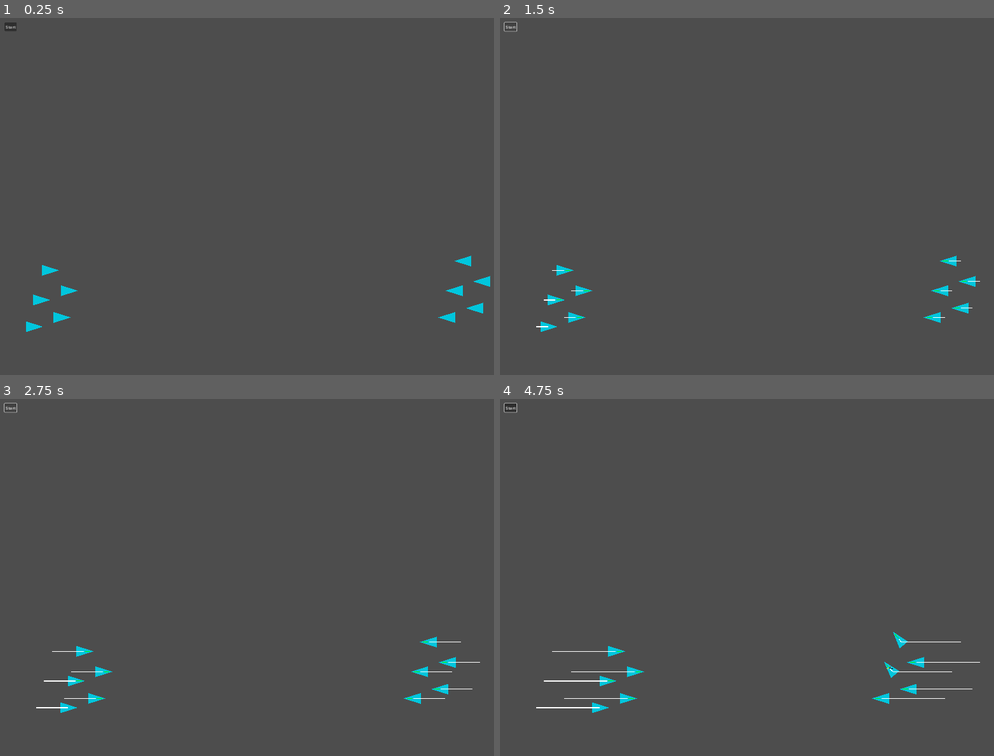
Above: before the commit, frames 1-4 (two rows, left to right).
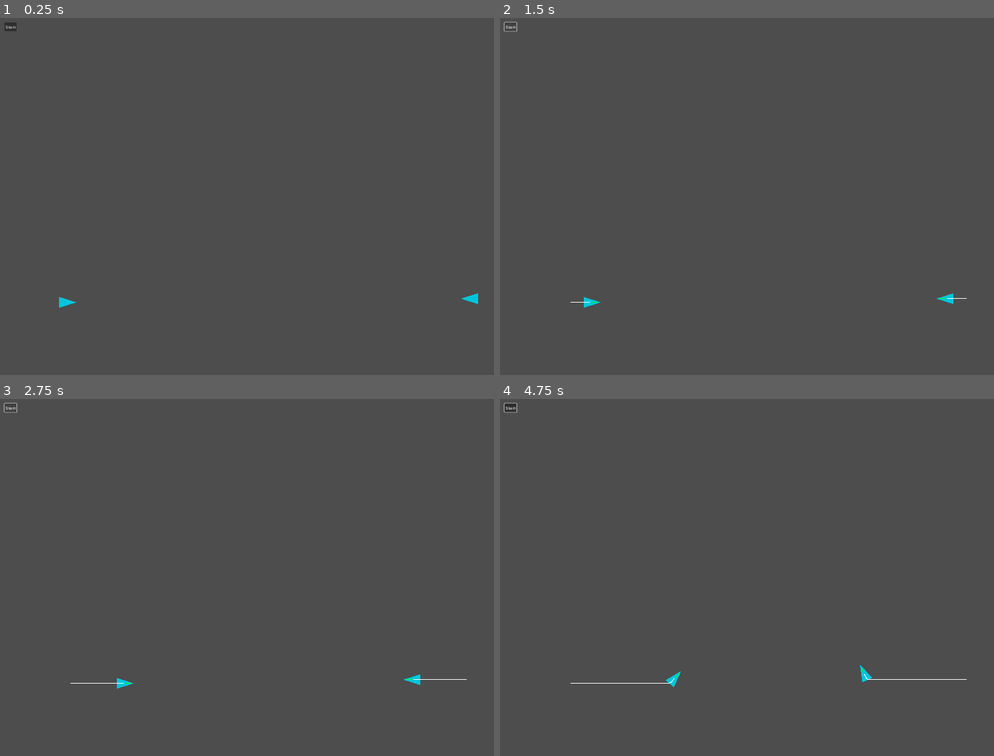
Above: after the commit, the same moments.

Repository: ewandos/godot-plugin-fluid-group-navigation
Game: Godot game, scene res://Game.tscn
The game is run twice, just before and just after one commit, with the same random seed, the same clock (stepped at 60 frames per second) and the same inputs.
Inputs (mouse positions are in pixels of both pictures, inside the frame that each line leads up to):
- Up to frame 1 (0.25 s): no input
- Up to frame 2 (1.5 s): click "Start" at 0.5 s; click "Start" at 1.25 s
- Up to frame 3 (2.75 s): click "Start" at 2 s
- Up to frame 4 (4.75 s): move the mouse to (860, 623) at 2.77 s; click (860, 623) at 2.92 s; drag from (648, 677) to (914, 641) at 3.52 s; move the mouse to (801, 538) at 4.27 s; click (801, 538) at 4.42 s

The runs differ from the first frame. In frame 1, 0.6% of the frame differs, in the area x 5-100%, y 66-88%; in frame 2, 0.7%; in frame 3, 0.8%; in frame 4, 1.0%, in the area x 7-98%, y 65-88%.

Commit message:
added priority system

Diff:
--- a/AgentAttributes.gd
+++ b/AgentAttributes.gd
@@ -18,3 +18,5 @@
 
 ## Radius in pixel that other agents are detected.
 @export var neighbor_radius := 100.0
+
+@export var priority := 1
--- a/AgentMovement.gd
+++ b/AgentMovement.gd
@@ -9,6 +9,7 @@
 
 signal path_pushed
 var path := []
+var path_offset := Vector2.ZERO
 
 var acceleration := Vector2.ZERO
 var velocity := Vector2.ZERO
@@ -20,6 +21,7 @@
 var cummulative_steering_force := Vector2.ZERO
 
 @export_group("Weights")
+
 @export var path_follow_weight := 1.3
 var path_follow_force := Vector2.ZERO
 
@@ -41,8 +43,10 @@
 	heading = heading.rotated(global_rotation)
 
 
-func set_destination(target: Vector2) -> void:
+func set_destination(target: Vector2, with_offset: Vector2 = Vector2.ZERO) -> void:
 	path = calculate_path(global_position, target)
+	path_offset = with_offset
+	path_pushed.emit(get_instance_id(), path)
 
 
 func set_path(new_path: PackedVector2Array) -> void:
@@ -79,8 +83,7 @@
 	heading = heading_smoother.update(velocity.normalized())
 
 func compute_path_follow_force() -> Vector2:
-	var next_waypoint = path[0]
-	var distance = global_position.distance_to(next_waypoint)
+	var distance = global_position.distance_to(path[0])
 
 	if (distance <= path_stopping_distance):
 		path.remove_at(0)
@@ -95,7 +98,7 @@
 	return compute_force_to_steer_to_velocity(steering_force)
 
 
-func calculate_obstacle_avoidance_steering_force(neighbors: Array[Node2D]) -> Vector2:
+func compute_obstacle_avoidance_force(neighbors: Array[Node2D]) -> Vector2:
 	var steering_force := Vector2.ZERO
 	var counter_clockwise_perp = heading.orthogonal().normalized()
 
@@ -120,8 +123,15 @@
 		var sidestep_force = sidestep_direction.normalized()
 		sidestep_force *= agent_attributes.max_force
 		steering_force += sidestep_force
+
+		var priority_scalar: float = neighbor.movement.agent_attributes.priority / agent_attributes.priority
+		priority_scalar = floorf(priority_scalar)
+		steering_force *= priority_scalar
 		steering_force.limit_length(agent_attributes.max_force)
 		var distance_scalar = obstacle_avoidance_distance_scalar.sample(approaching_progress)
+
+
+
 		steering_force *= distance_scalar
 
 	return steering_force
@@ -149,11 +159,17 @@
 			distance = clamp(distance, 0.0, 1.0)
 			neighbor_force *= agent_attributes.max_force * distance
 
+		var priority_scalar: float = neighbor.movement.agent_attributes.priority / agent_attributes.priority
+		priority_scalar = floorf(priority_scalar)
+		neighbor_force *= priority_scalar
+
 		steering_force += neighbor_force
 		number_of_neighbors += 1
 
 	if number_of_neighbors > 0:
 		steering_force /= number_of_neighbors
+
+
 
 	return steering_force
 
@@ -238,7 +254,7 @@
 	if cummulative_steering_force.length() > agent_attributes.max_force:
 		return cummulative_steering_force
 
-	obstacle_avoidance_force = calculate_obstacle_avoidance_steering_force(neighbors)
+	obstacle_avoidance_force = compute_obstacle_avoidance_force(neighbors)
 	obstacle_avoidance_force *= obstacle_avoidance_weight
 	cummulative_steering_force += obstacle_avoidance_force
 	if cummulative_steering_force.length() > agent_attributes.max_force:
--- a/Game.tscn
+++ b/Game.tscn
@@ -8,9 +8,9 @@
 [ext_resource type="Script" path="res://PathRenderer.gd" id="6_vmfsf"]
 
 [sub_resource type="NavigationPolygon" id="NavigationPolygon_g5mik"]
-vertices = PackedVector2Array(-56, -56, 2112, -56, 2104, 2080, -224, 2024, -160, 16)
+vertices = PackedVector2Array(-42, -76, 2114, -56, 2221, 1931, -202, 1933, -160, 16)
 polygons = Array[PackedInt32Array]([PackedInt32Array(0, 1, 2, 3, 4)])
-outlines = Array[PackedVector2Array]([PackedVector2Array(-56, -56, 2112, -56, 2104, 2080, -224, 2024, -160, 16)])
+outlines = Array[PackedVector2Array]([PackedVector2Array(-42, -76, 2114, -56, 2221, 1931, -202, 1933, -160, 16)])
 
 [node name="Simulation" type="Node2D"]
 script = ExtResource("1_r2ja2")
@@ -18,196 +18,15 @@
 [node name="NavigationRegion2D" type="NavigationRegion2D" parent="."]
 visible = false
 navigation_polygon = SubResource("NavigationPolygon_g5mik")
-metadata/_edit_lock_ = true
 
-[node name="Testbed" type="Node2D" parent="."]
+[node name="Testbed5" type="Node2D" parent="."]
 position = Vector2(0, 80)
 
-[node name="UnitNavigationTest" parent="Testbed" instance=ExtResource("3_5e3ob")]
-position = Vector2(1008, 883)
+[node name="UnitNavigationTest" parent="Testbed5" instance=ExtResource("3_5e3ob")]
+position = Vector2(1073, 1004)
 
-[node name="UnitNavigationTest2" parent="Testbed" instance=ExtResource("3_5e3ob")]
-position = Vector2(1079, 960)
-
-[node name="UnitNavigationTest3" parent="Testbed" instance=ExtResource("3_5e3ob")]
-position = Vector2(975, 995)
-
-[node name="UnitNavigationTest4" parent="Testbed" instance=ExtResource("3_5e3ob")]
-position = Vector2(1052, 1061)
-
-[node name="UnitNavigationTest5" parent="Testbed" instance=ExtResource("3_5e3ob")]
-position = Vector2(947, 1096)
-
-[node name="UnitNavigationTest6" parent="Testbed" instance=ExtResource("3_5e3ob")]
-position = Vector2(966, 848)
-rotation = -3.14159
-
-[node name="UnitNavigationTest7" parent="Testbed" instance=ExtResource("3_5e3ob")]
-position = Vector2(1037, 925)
-rotation = -3.14159
-
-[node name="UnitNavigationTest8" parent="Testbed" instance=ExtResource("3_5e3ob")]
-position = Vector2(933, 960)
-rotation = -3.14159
-
-[node name="UnitNavigationTest9" parent="Testbed" instance=ExtResource("3_5e3ob")]
-position = Vector2(1010, 1026)
-rotation = -3.14159
-
-[node name="UnitNavigationTest10" parent="Testbed" instance=ExtResource("3_5e3ob")]
-position = Vector2(905, 1061)
-rotation = -3.14159
-
-[node name="Testbed2" type="Node2D" parent="."]
-process_mode = 4
-visible = false
-position = Vector2(0, 80)
-
-[node name="UnitNavigationTest" parent="Testbed2" instance=ExtResource("3_5e3ob")]
-position = Vector2(1008, 883)
-
-[node name="UnitNavigationTest2" parent="Testbed2" instance=ExtResource("3_5e3ob")]
-position = Vector2(1008, 883)
-rotation = 0.261799
-
-[node name="UnitNavigationTest3" parent="Testbed2" instance=ExtResource("3_5e3ob")]
-position = Vector2(1008, 883)
-rotation = 0.523598
-
-[node name="UnitNavigationTest4" parent="Testbed2" instance=ExtResource("3_5e3ob")]
-position = Vector2(1008, 883)
-rotation = 0.785397
-
-[node name="UnitNavigationTest5" parent="Testbed2" instance=ExtResource("3_5e3ob")]
-position = Vector2(1008, 883)
-rotation = 1.0472
-
-[node name="UnitNavigationTest6" parent="Testbed2" instance=ExtResource("3_5e3ob")]
-position = Vector2(1008, 883)
-rotation = 1.309
-
-[node name="UnitNavigationTest7" parent="Testbed2" instance=ExtResource("3_5e3ob")]
-position = Vector2(1008, 883)
-rotation = 1.57079
-
-[node name="UnitNavigationTest8" parent="Testbed2" instance=ExtResource("3_5e3ob")]
-position = Vector2(1008, 883)
-rotation = 1.83259
-
-[node name="UnitNavigationTest9" parent="Testbed2" instance=ExtResource("3_5e3ob")]
-position = Vector2(1008, 883)
-rotation = 2.09439
-
-[node name="UnitNavigationTest10" parent="Testbed2" instance=ExtResource("3_5e3ob")]
-position = Vector2(1008, 883)
-rotation = 2.35619
-
-[node name="UnitNavigationTest11" parent="Testbed2" instance=ExtResource("3_5e3ob")]
-position = Vector2(1008, 883)
-rotation = 2.61799
-
-[node name="UnitNavigationTest12" parent="Testbed2" instance=ExtResource("3_5e3ob")]
-position = Vector2(1008, 883)
-rotation = 2.87979
-
-[node name="UnitNavigationTest13" parent="Testbed2" instance=ExtResource("3_5e3ob")]
-position = Vector2(1008, 883)
-rotation = 3.14159
-
-[node name="UnitNavigationTest14" parent="Testbed2" instance=ExtResource("3_5e3ob")]
-position = Vector2(1008, 883)
-rotation = 3.40339
-
-[node name="UnitNavigationTest15" parent="Testbed2" instance=ExtResource("3_5e3ob")]
-position = Vector2(1008, 883)
-rotation = 3.92699
-
-[node name="UnitNavigationTest16" parent="Testbed2" instance=ExtResource("3_5e3ob")]
-position = Vector2(1008, 883)
-rotation = 3.66519
-
-[node name="UnitNavigationTest17" parent="Testbed2" instance=ExtResource("3_5e3ob")]
-position = Vector2(1008, 883)
-rotation = 4.18878
-
-[node name="UnitNavigationTest18" parent="Testbed2" instance=ExtResource("3_5e3ob")]
-position = Vector2(1008, 883)
-rotation = 4.45058
-
-[node name="UnitNavigationTest19" parent="Testbed2" instance=ExtResource("3_5e3ob")]
-position = Vector2(1008, 883)
-rotation = 4.71238
-
-[node name="UnitNavigationTest20" parent="Testbed2" instance=ExtResource("3_5e3ob")]
-position = Vector2(1008, 883)
-rotation = 4.97418
-
-[node name="UnitNavigationTest21" parent="Testbed2" instance=ExtResource("3_5e3ob")]
-position = Vector2(1008, 883)
-rotation = 5.23598
-
-[node name="UnitNavigationTest22" parent="Testbed2" instance=ExtResource("3_5e3ob")]
-position = Vector2(1008, 883)
-rotation = 5.49778
-
-[node name="UnitNavigationTest23" parent="Testbed2" instance=ExtResource("3_5e3ob")]
-position = Vector2(1008, 883)
-rotation = 5.75958
-
-[node name="UnitNavigationTest24" parent="Testbed2" instance=ExtResource("3_5e3ob")]
-position = Vector2(1008, 883)
-rotation = 6.02138
-
-[node name="Testbed3" type="Node2D" parent="."]
-process_mode = 4
-visible = false
-position = Vector2(0, 80)
-
-[node name="UnitNavigationTest" parent="Testbed3" instance=ExtResource("3_5e3ob")]
-position = Vector2(1008, 1056)
-
-[node name="UnitNavigationTest2" parent="Testbed3" instance=ExtResource("3_5e3ob")]
-position = Vector2(1008, 995)
-
-[node name="UnitNavigationTest3" parent="Testbed3" instance=ExtResource("3_5e3ob")]
-position = Vector2(1008, 925)
-
-[node name="UnitNavigationTest4" parent="Testbed3" instance=ExtResource("3_5e3ob")]
-position = Vector2(1008, 855)
-
-[node name="UnitNavigationTest5" parent="Testbed3" instance=ExtResource("3_5e3ob")]
-position = Vector2(1008, 783)
-
-[node name="UnitNavigationTest6" parent="Testbed3" instance=ExtResource("3_5e3ob")]
-position = Vector2(1008, 1056)
-rotation = -3.14159
-
-[node name="UnitNavigationTest7" parent="Testbed3" instance=ExtResource("3_5e3ob")]
-position = Vector2(1008, 995)
-rotation = -3.14159
-
-[node name="UnitNavigationTest8" parent="Testbed3" instance=ExtResource("3_5e3ob")]
-position = Vector2(1008, 925)
-rotation = -3.14159
-
-[node name="UnitNavigationTest9" parent="Testbed3" instance=ExtResource("3_5e3ob")]
-position = Vector2(1008, 855)
-rotation = -3.14159
-
-[node name="UnitNavigationTest10" parent="Testbed3" instance=ExtResource("3_5e3ob")]
-position = Vector2(1008, 783)
-rotation = -3.14159
-
-[node name="Testbed4" type="Node2D" parent="."]
-process_mode = 4
-visible = false
-position = Vector2(0, 80)
-
-[node name="UnitNavigationTest" parent="Testbed4" instance=ExtResource("3_5e3ob")]
-position = Vector2(1340, 1061)
-
-[node name="UnitNavigationTest2" parent="Testbed4" instance=ExtResource("3_5e3ob")]
-position = Vector2(531, 1061)
+[node name="UnitNavigationTest2" parent="Testbed5" instance=ExtResource("3_5e3ob")]
+position = Vector2(991, 990)
 rotation = 3.14159
 
 [node name="UnitManager" type="Node" parent="."]
--- a/Unit.gd
+++ b/Unit.gd
@@ -9,9 +9,9 @@
 @onready var movement: NavigationAgent = $AgentMovement
 
 func _physics_process(_delta):
-	var calculated_velocity = movement.calc_velocity()
+	velocity = movement.calc_velocity() * 100
 	sprite.look_at(global_position + movement.heading)
-	move_and_collide(calculated_velocity)
+	move_and_slide()
 
 func select() -> void:
 	sprite.modulate = color
--- a/Unit.tscn
+++ b/Unit.tscn
@@ -16,6 +16,7 @@
 max_force = 0.5
 max_speed = 1
 neighbor_radius = 100.0
+priority = 1
 
 [sub_resource type="Curve" id="Curve_sbusu"]
 _data = [Vector2(0, 0.199198), 0.0, 0.800802, 0, 1, Vector2(1, 1), 0.0, 0.0, 0, 0]
@@ -26,7 +27,7 @@
 
 [node name="Unit" type="CharacterBody2D" groups=["unit"]]
 position = Vector2(2.08165e-12, 2.08165e-12)
-collision_mask = 0
+collision_mask = 2
 script = ExtResource("1_kksq3")
 color = Color(1, 0.607843, 0.580392, 1)
 
--- a/UnitManager.gd
+++ b/UnitManager.gd
@@ -15,8 +15,8 @@
 
 		for obj in selection_manager.selection:
 			var offset = obj.global_position - selection_centroid
-			var target_position = get_viewport().get_mouse_position() + offset
-			obj.movement.set_destination(target_position)
+			var target_position = get_viewport().get_mouse_position()
+			obj.movement.set_destination(target_position, offset)
 
 func set_selection(selection):
 	selection_manager.selection = selection
